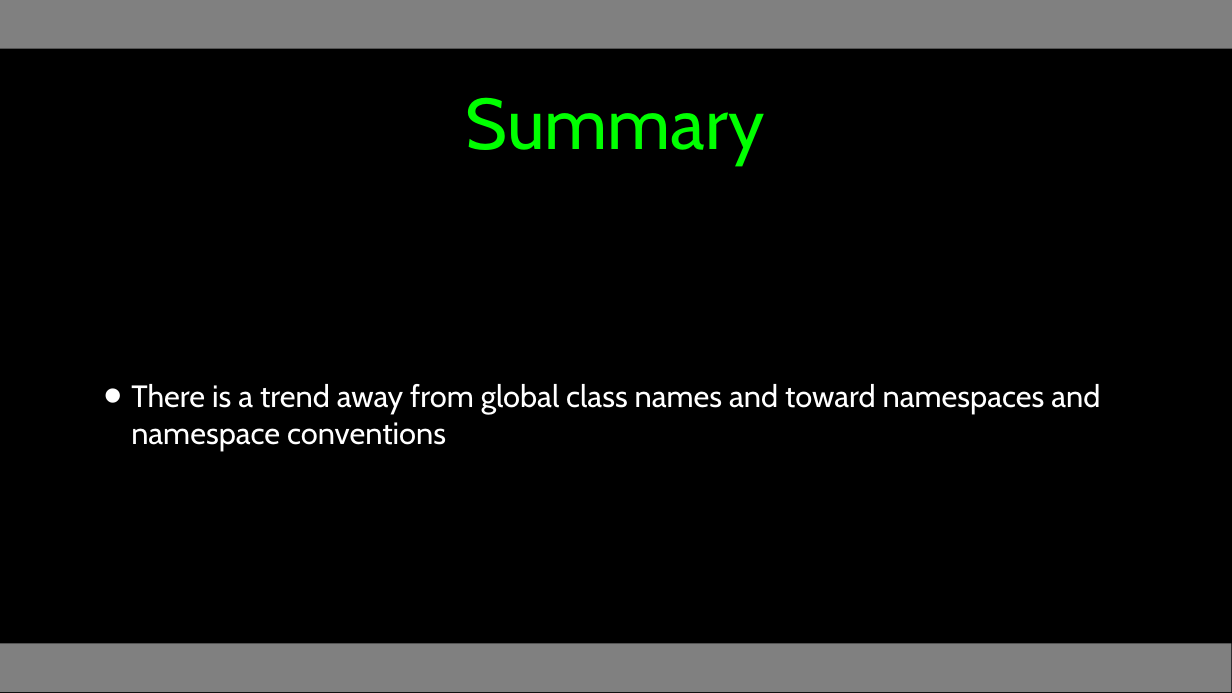
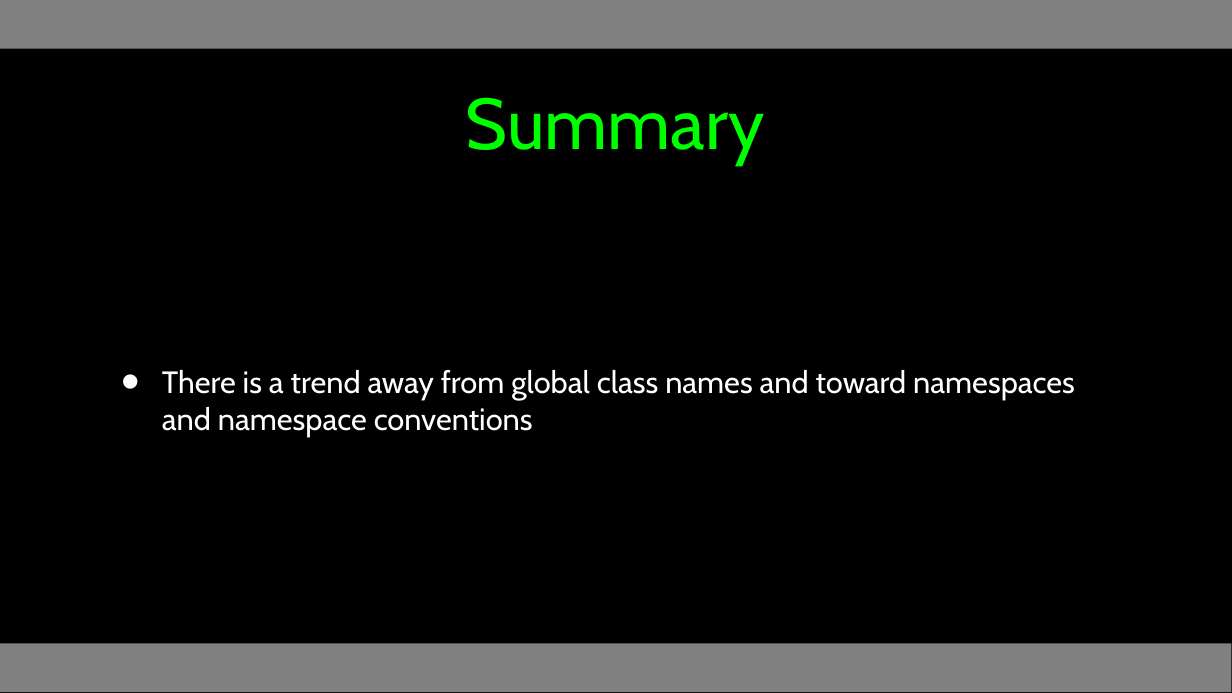
Before and after one commit to csev/wa4e, a slide deck: slide 13 of lectures/PHP-07-Objects-Namespace.ppt. Drawn at 1232x693 pixels with LibreOffice and Linux fonts; fonts in the diff are those of the drawing. Boxes give left, top, right and bottom in pixels: in the first picture for what was removed or moved away, otherwise in the second. Text is boxed around its words. In the diff, an @@ line names an element or a change of style, - is before the commit and + after.

```diff
--- a/lectures/PHP-07-Objects-Namespace.ppt
+++ b/lectures/PHP-07-Objects-Namespace.ppt
@@ text "There is a trend away ...": place and size @@
-text "There is a trend away ..." at bbox=[131, 384, 1100, 450]
+text "There is a trend away ..." at bbox=[162, 370, 1075, 437]
@@ text "There is a trend away ..." at bbox=[162, 370, 1075, 437]: indent changed; less space between paragraphs @@
```
Also in this commit, not shown: 1 other slide changed, 10 other files.
